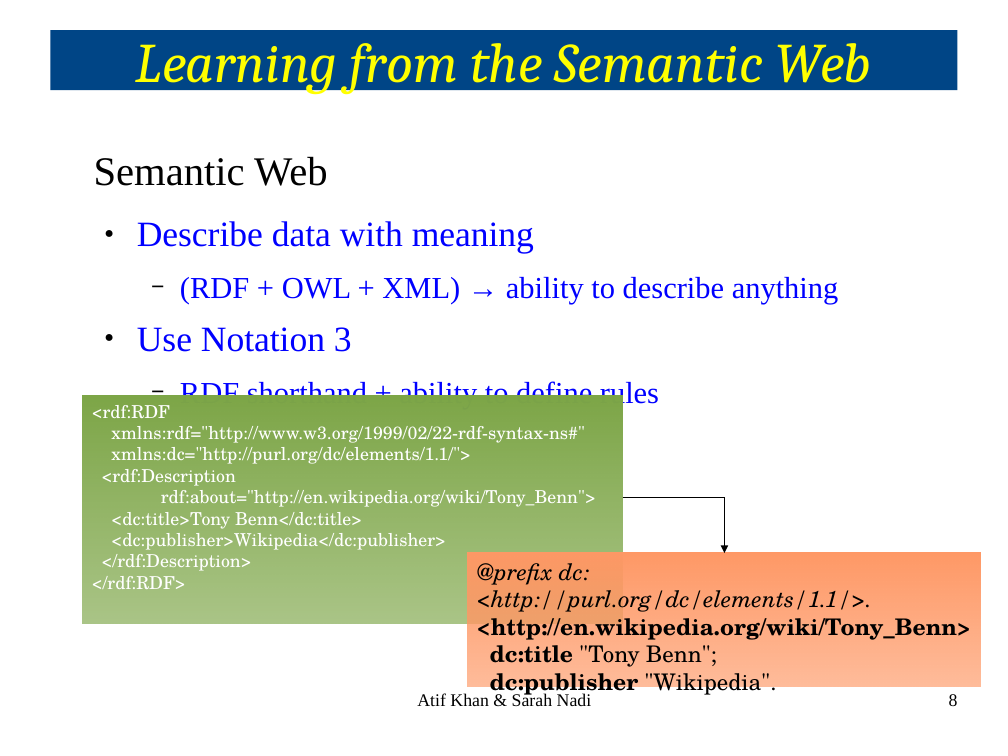
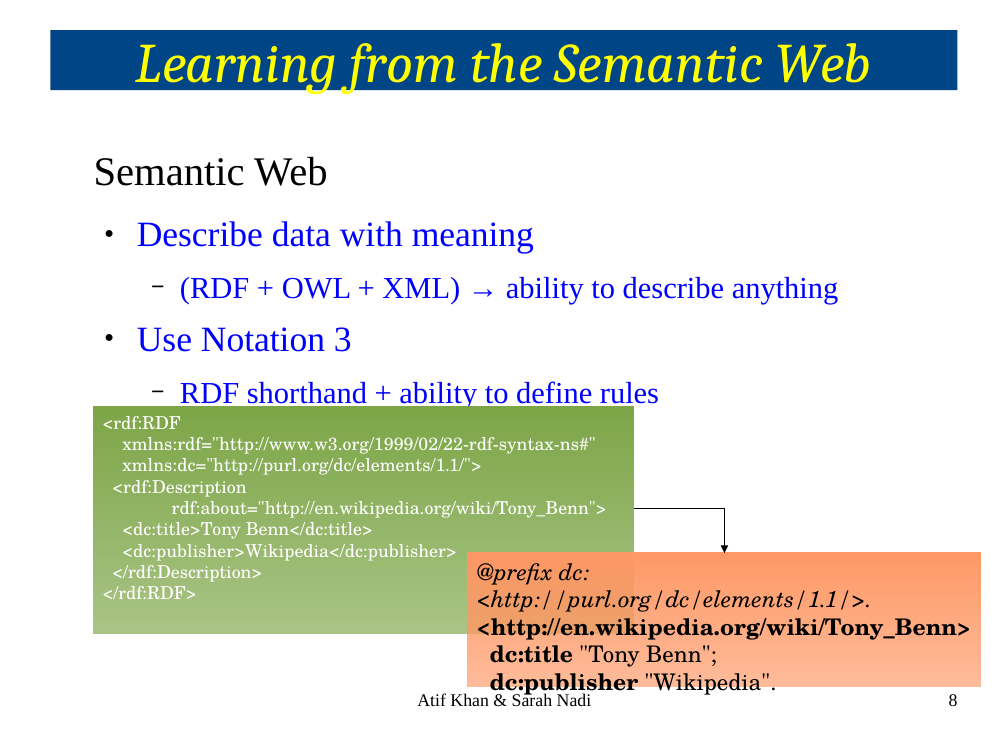
Before and after one commit to snadi/cs898proj, a slide deck: slide 8 of cs898proj/Presentation/CS898ProjPresentation.odp. Drawn at 1008x756 pixels with LibreOffice and Linux fonts; fonts in the diff are those of the drawing. Boxes give left, top, right and bottom in pixels: in the first picture for what was removed or moved away, otherwise in the second. Text is boxed around its words. In the diff, an @@ line names an element or a change of style, - is before the commit and + after.

```diff
--- a/cs898proj/Presentation/CS898ProjPresentation.odp
+++ b/cs898proj/Presentation/CS898ProjPresentation.odp
@@ rectangle "<rdf:RDF" moved from (x1=83, y1=396, x2=624, y2=623) to (x1=93, y1=407, x2=634, y2=634) @@
@@ elbow arrow moved from (623, 498) - (724, 553) to (634, 509) - (724, 553) @@
```
Also in this commit, not shown: 2 other slides changed.
